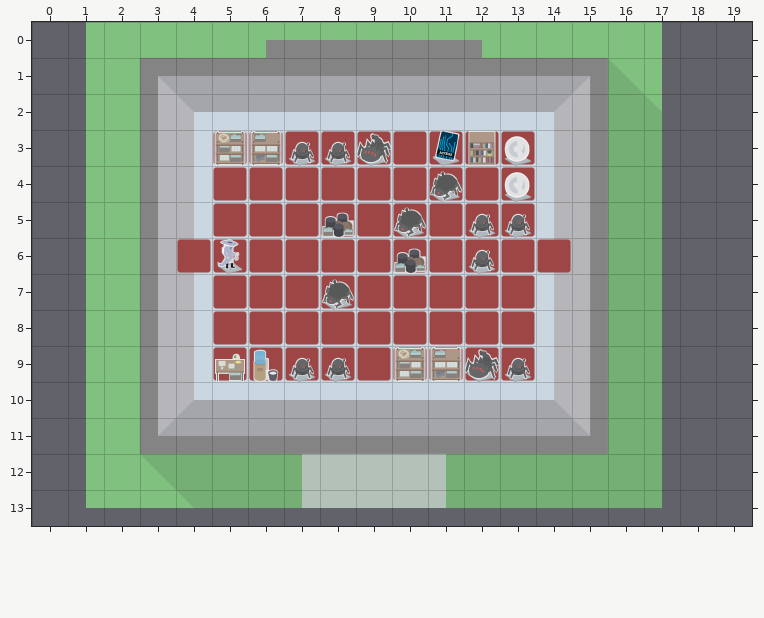
Tiled map: src/resources/maps-v2/level-08.tmx. Above: the version before the commit.
Cells are 75x75 px. Shown: x 0..19, y 0..13. The old version is drawn lined up with the new one. Not drawn, because the pictures are missing: unchanged layer "Decorations". Layer "Board" is drawn -38,-38 px off the grid.
Once edited:
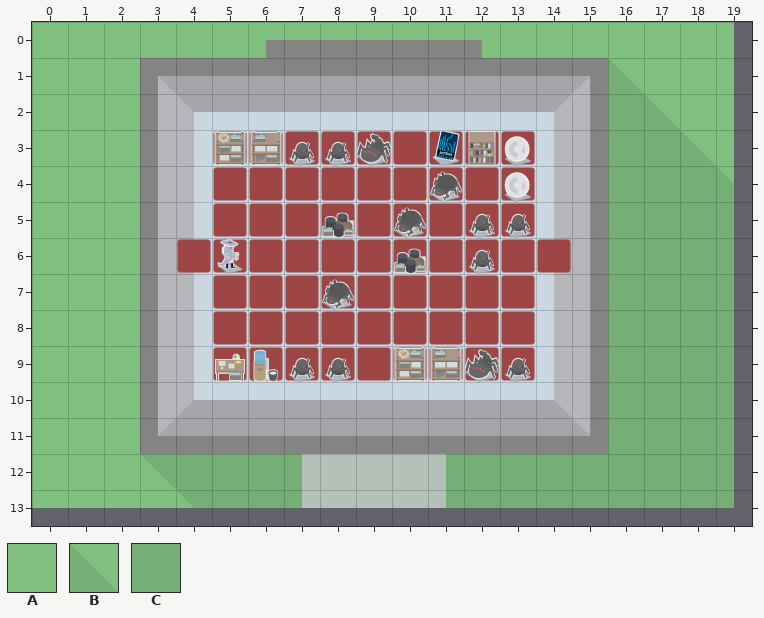
Key: from "warehouse": A 5, B 17, C 23.
_ is an empty cell.
What changed:
map size 16x14 -> 20x14 cells (old content now starts at 2,0; both pictures use the new coordinates)
Layer "Board":
There is now tile A in rows 0 to 2 at x 0 to 1 and 18 to 19; in row 3 at x 0 to 1 and 19; in rows 4 to 13 at x 0 to 1.
There is now tile B in row 3 at x 18; in row 4 at x 19.
There is now tile C in row 4 at x 18; in rows 5 to 13 at x 18 to 19.
